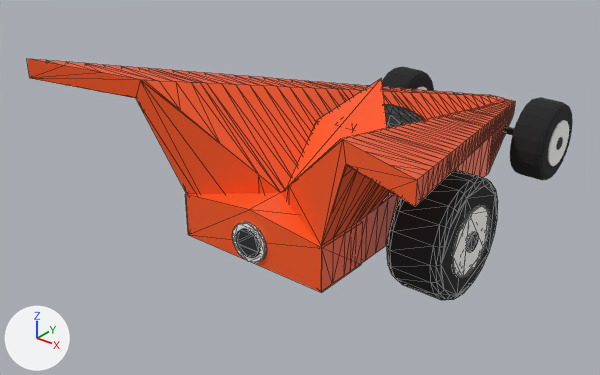
The glTF model models/cars/delta.glb as it was, and as the next commit left it.
Camera for both pictures: a camera (50 mm lens) standing at (3.29, -5.2, 3.17) and looking at (-0.4, -0.59, 0.31). Arrows for +X, +Y and +Z are at lower left; the lights stay in place. The picture after the commit comes second. Mesh edges are drawn as thin lines on the coarser meshes. Vertices at exactly the same position are counted once.

The first picture shows 'body', 'wheel_FL', 'wheel_FR', 'wheel_RR' and 1 more.
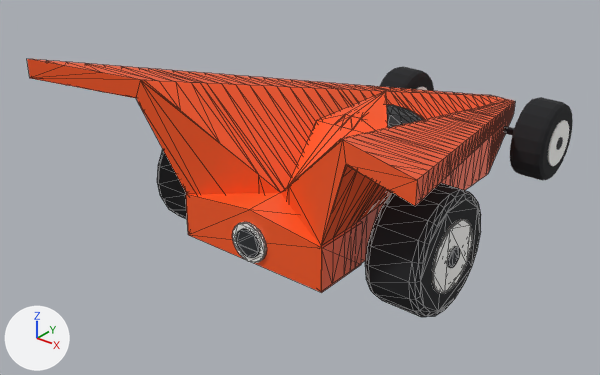
What changed in the scene script:
```text
Change me_body:
    used by ob_body; location = (0.0, 0.0, 0.0)
    remove me_body.from_pydata(...)  # 722 vertices, 1419 faces; spans x -1.52..1.52, y -2.12..2.12, z 0.25..1.5
    add me_body.from_pydata(...)  # 733 vertices, 1441 faces; spans x -1.52..1.52, y -2.12..2.12, z 0.25..1.5
    me_body part 1
    3 vertices are removed from x 0.0, y -0.56..-0.1, z 0.56..1.16
    18 faces are deleted
    14 vertices are added at x -0.18..0.18, y -0.62..-0.03, z 0.32..1.04
    30 new faces join them, mat_paint (orange #ff5a1f)
    10 new faces join them, mat_glass (black #232529)
Change ob_wheel_rl:
    ob_wheel_rl.location: (-0.963, -0.728, 0.434) -> (-0.963, -0.978, 0.434)
Change ob_wheel_rr:
    ob_wheel_rr.location: (0.963, -0.728, 0.434) -> (0.963, -0.978, 0.434)
```

Where the change shows, as pixel boxes (x1, y1, x2, y2) in the pictures (600 x 375 px):
'wheel_RR', moved: before (387, 169, 498, 300); after (365, 183, 481, 317)
'wheel_RL', moved (not visible before): after (157, 150, 187, 219)
part 1 of me_body, cut back: before (288, 79, 387, 186); after (288, 91, 388, 186)
